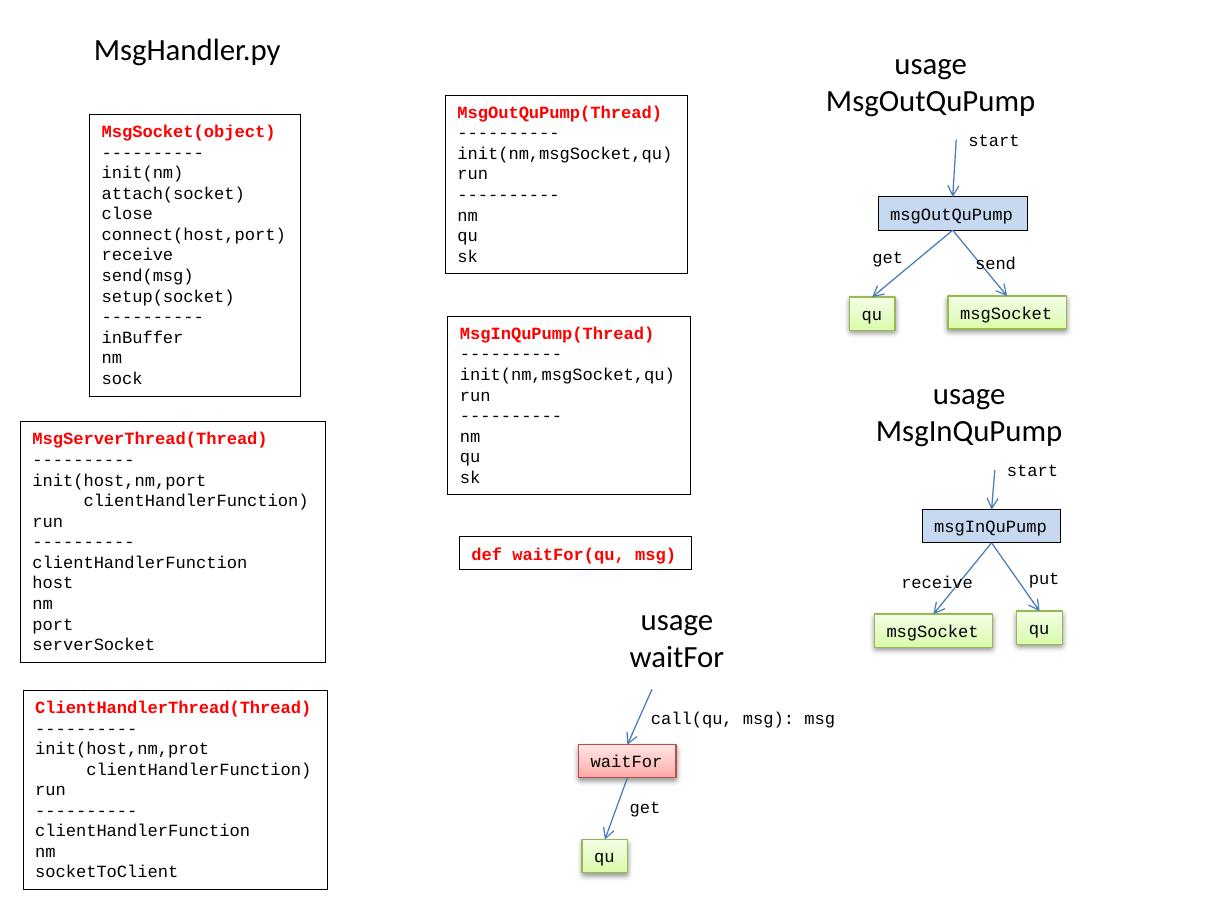
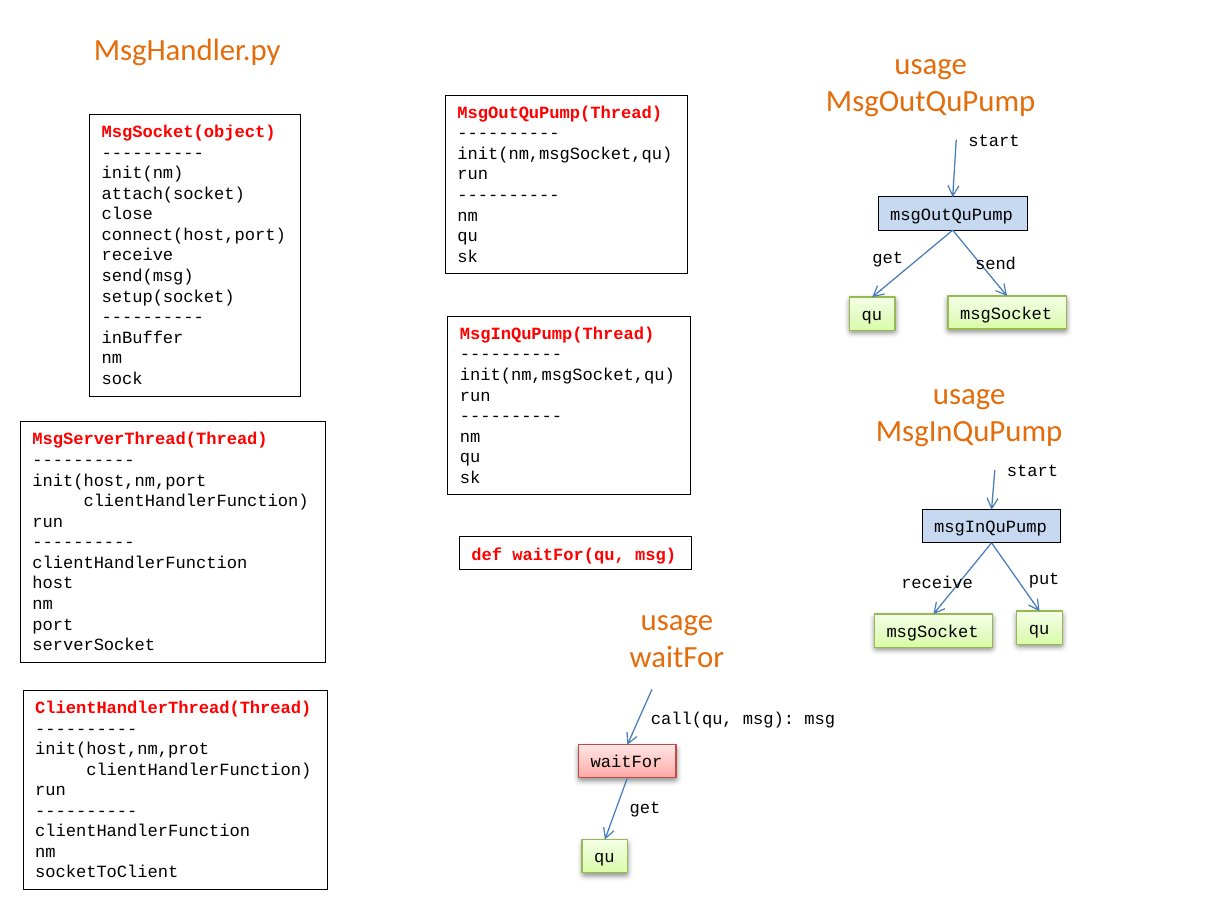
Before and after one commit to mlozborne/motin, a slide deck: slide 5 of Scripting/ScriptingDocumenation/DesignDiagrams.pptx. Drawn at 1232x924 pixels with LibreOffice and Linux fonts; fonts in the diff are those of the drawing. Boxes give left, top, right and bottom in pixels: in the first picture for what was removed or moved away, otherwise in the second. Text is boxed around its words. In the diff, an @@ line names an element or a change of style, - is before the commit and + after.

```diff
--- a/Scripting/ScriptingDocumenation/DesignDiagrams.pptx
+++ b/Scripting/ScriptingDocumenation/DesignDiagrams.pptx
@@ text colour #000000 to #E46C0A in 4 elements at [94, 38, 281, 66], [826, 59, 1035, 117], [876, 389, 1062, 447], [630, 615, 724, 668] @@
```
Also in this commit, not shown: 5 other slides changed, 1 slide added, 1 slide removed, 5 other files.
